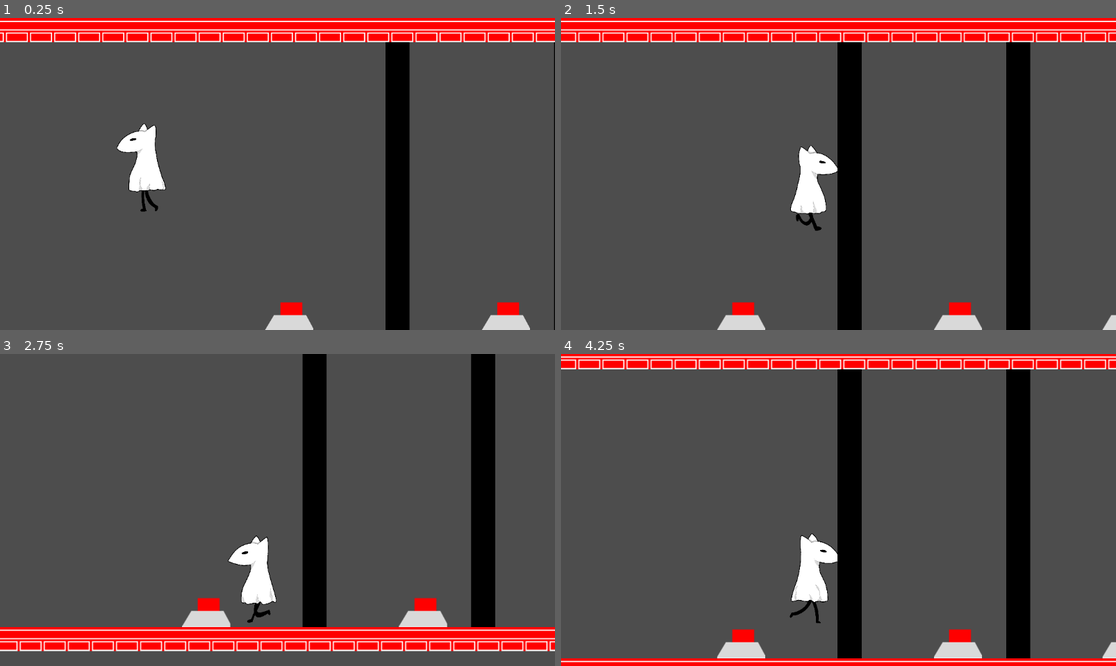
Above: before the commit, frames 1-4 (two rows, left to right).
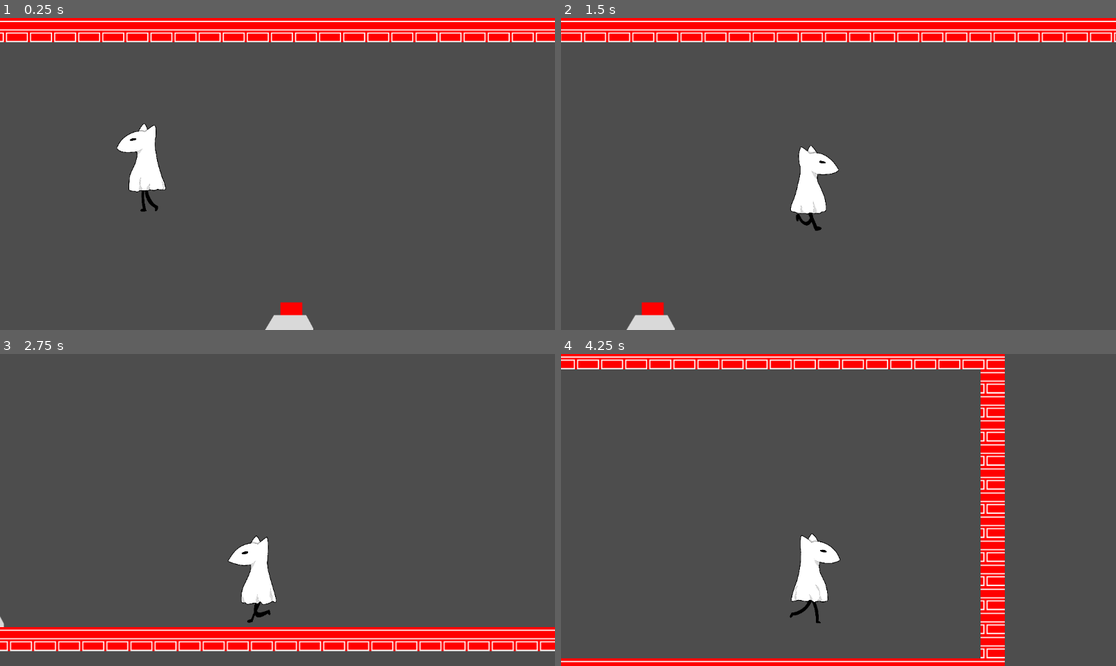
Above: after the commit, the same moments.

Repository: rcivan/ghost-dog
Game: Godot game, scene res://test/stages/TestButtonScene.tscn
The game is run twice, just before and just after one commit, with the same random seed, the same clock (stepped at 60 frames per second) and the same inputs. This scene is started directly instead of the project's main scene.
Inputs:
- Up to frame 1 (0.25 s): no input
- Up to frame 2 (1.5 s): hold Q (slide) 0.53-1.28 s; hold Right (right) from 0.53 s (still down); tap Space (jump) at 0.77 s; tap Q (slide) at 1.35 s
- Up to frame 3 (2.75 s): tap Space (jump) at 1.52 s; release Right (right) at 2.03 s; hold Left (left) from 2.03 s (still down); hold Q (slide) from 2.03 s (still down)
- Up to frame 4 (4.25 s): release Left (left) at 2.78 s; release Q (slide) at 2.78 s; hold Right (right) from 2.78 s (still down); tap Q (slide) at 2.85 s; tap Space (jump) at 3.02, 3.77 s; hold Q (slide) from 3.53 s (still down)

The runs differ from the first frame. In frame 1, 4.8% of the frame differs, in the area x 69-100%, y 7-100%; in frame 2, 11%; in frame 3, 9.9%; in frame 4, 15%, in the area x 2-100%, y 0-100%.

Commit message:
more door

Diff:
--- a/game/elements/player/Player.gd
+++ b/game/elements/player/Player.gd
@@ -95,16 +95,3 @@
 		if tile.distance_to(point) < press_distance:
 			return true)
 	return(press)
-
-
-
-
-
-
-
-func pressed(id):
-	var tmap = get_parent().get_node("TileMap")
-	var doors = tmap.get_used_cells(id)
-
-	for x in doors:
-		tmap.set_cell(id, x,0)
--- a/game/elements/player/Player.tscn
+++ b/game/elements/player/Player.tscn
@@ -94,6 +94,8 @@
 size = Vector2(95, 185)
 
 [node name="Player" type="CharacterBody2D"]
+z_index = 2
+z_as_relative = false
 script = ExtResource("1_mrrjk")
 
 [node name="AnimatedSprite2D" type="AnimatedSprite2D" parent="."]
--- a/game/elements/stage/Button.gd
+++ b/game/elements/stage/Button.gd
@@ -1,14 +1,14 @@
 extends StaticBody2D
 
-@export var number: int
 
 
-signal pressed(id)
+
+signal pressed()
 
 
 
 func _on_area_2d_body_entered(_body):
-	pressed.emit(number)
+	pressed.emit()
 	$AnimatedSprite2D.play("pressed")
 
 
--- a/game/elements/stage/Door.gd
+++ b/game/elements/stage/Door.gd
@@ -1,6 +1,5 @@
 extends Node2D
 
-@export var number: int
 
 # Called when the node enters the scene tree for the first time.
 
@@ -17,7 +16,5 @@
 
 
 
-
-func _on_static_body_2d_pressed(id):
-	if id == number:
-		open_door()
+func _on_button_pressed():
+	open_door()
--- a/game/test/stages/TestButtonScene.tscn
+++ b/game/test/stages/TestButtonScene.tscn
@@ -19,69 +19,6 @@
 tile_set = ExtResource("2_pmrgn")
 format = 2
 layer_0/tile_data = PackedInt32Array(0, 1, 0, 65536, 1, 0, 131072, 1, 0, 196608, 1, 0, 262144, 1, 0, 327680, 1, 0, 3932 …(1801 unchanged characters)…
-layer_1/name = ""
-layer_1/enabled = true
-layer_1/modulate = Color(1, 1, 1, 1)
-layer_1/y_sort_enabled = false
-layer_1/y_sort_origin = 0
-layer_1/z_index = 0
-layer_1/tile_data = PackedInt32Array(65553, 393217, 0, 131089, 393217, 0, 196625, 393217, 0, 262161, 393217, 0, 327697, 393217, 0, 393233, 393217, 0, 458769, 393217, 0, 524305, 393217, 0, 589841, 393217, 0, 655377, 393217, 0, 720913, 393217, 0, 786449, 393217, 0)
-layer_2/name = ""
-layer_2/enabled = true
-layer_2/modulate = Color(1, 1, 1, 1)
-layer_2/y_sort_enabled = false
-layer_2/y_sort_origin = 0
-layer_2/z_index = 0
-layer_2/tile_data = PackedInt32Array(65560, 393217, 0, 131096, 393217, 0, 196632, 393217, 0, 262168, 393217, 0, 327704, 393217, 0, 393240, 393217, 0, 458776, 393217, 0, 524312, 393217, 0, 589848, 393217, 0, 655384, 393217, 0, 720920, 393217, 0, 786456, 393217, 0)
-layer_3/name = ""
-layer_3/enabled = true
-layer_3/modulate = Color(1, 1, 1, 1)
-layer_3/y_sort_enabled = false
-layer_3/y_sort_origin = 0
-layer_3/z_index = 0
-layer_3/tile_data = PackedInt32Array(65567, 393217, 0, 131103, 393217, 0, 196639, 393217, 0, 262175, 393217, 0, 327711, 393217, 0, 393247, 393217, 0, 458783, 393217, 0, 524319, 393217, 0, 589855, 393217, 0, 655391, 393217, 0, 720927, 393217, 0, 786463, 393217, 0)
-layer_4/name = ""
-layer_4/enabled = true
-layer_4/modulate = Color(1, 1, 1, 1)
-layer_4/y_sort_enabled = false
-layer_4/y_sort_origin = 0
-layer_4/z_index = 0
-layer_4/tile_data = PackedInt32Array(65572, 393217, 0, 131108, 393217, 0, 196644, 393217, 0, 262180, 393217, 0, 327716, 393217, 0, 393252, 393217, 0, 458788, 393217, 0, 524324, 393217, 0, 589860, 393217, 0, 655396, 393217, 0, 720932, 393217, 0, 786468, 393217, 0)
-layer_5/name = ""
-layer_5/enabled = true
-layer_5/modulate = Color(1, 1, 1, 1)
-layer_5/y_sort_enabled = false
-layer_5/y_sort_origin = 0
-layer_5/z_index = 0
-layer_5/tile_data = PackedInt32Array(65582, 393217, 0, 131118, 393217, 0, 196654, 393217, 0, 262190, 393217, 0, 327726, 393217, 0, 393262, 393217, 0, 458798, 393217, 0, 524334, 393217, 0, 589870, 393217, 0, 655406, 393217, 0, 720942, 393217, 0, 786478, 393217, 0)
 
 [node name="StaticBody2D" parent="." instance=ExtResource("1_ht8ex")]
 position = Vector2(650, 650)
-number = 1
-
-[node name="StaticBody2D2" parent="." instance=ExtResource("1_ht8ex")]
-position = Vector2(1100, 650)
-number = 2
-
-[node name="StaticBody2D3" parent="." instance=ExtResource("1_ht8ex")]
-position = Vector2(1450, 650)
-number = 3
-
-[node name="StaticBody2D4" parent="." instance=ExtResource("1_ht8ex")]
-position = Vector2(2100, 650)
-number = 5
-
-[node name="StaticBody2D5" parent="." instance=ExtResource("1_ht8ex")]
-position = Vector2(2700, 650)
-
-[node name="StaticBody2D6" parent="." instance=ExtResource("1_ht8ex")]
-position = Vector2(1700, 650)
-number = 4
-
-[connection signal="pressed" from="StaticBody2D" to="Player" method="pressed"]
-[connection signal="pressed" from="StaticBody2D2" to="Player" method="pressed"]
-[connection signal="pressed" from="StaticBody2D3" to="Player" method="pressed"]
-[connection signal="pressed" from="StaticBody2D4" to="Player" method="pressed"]
-[connection signal="pressed" from="StaticBody2D5" to="Player" method="pressed"]
-[connection signal="pressed" from="StaticBody2D5" to="Player" method="_on_static_body_2d_5_pressed"]
-[connection signal="pressed" from="StaticBody2D6" to="Player" method="pressed"]
--- a/game/test/stages/TestDoorScene.tscn
+++ b/game/test/stages/TestDoorScene.tscn
@@ -43,12 +43,11 @@
 horizontal_alignment = 1
 vertical_alignment = 1
 
-[node name="StaticBody2D" parent="." instance=ExtResource("4_w2qfy")]
+[node name="Button" parent="." instance=ExtResource("4_w2qfy")]
 position = Vector2(456, 650)
-number = 1
 
 [node name="Door" parent="." instance=ExtResource("3_05c1w")]
+z_as_relative = false
 position = Vector2(700, 350)
-number = 1
 
-[connection signal="pressed" from="StaticBody2D" to="Door" method="_on_static_body_2d_pressed"]
+[connection signal="pressed" from="Button" to="Door" method="_on_button_pressed"]
